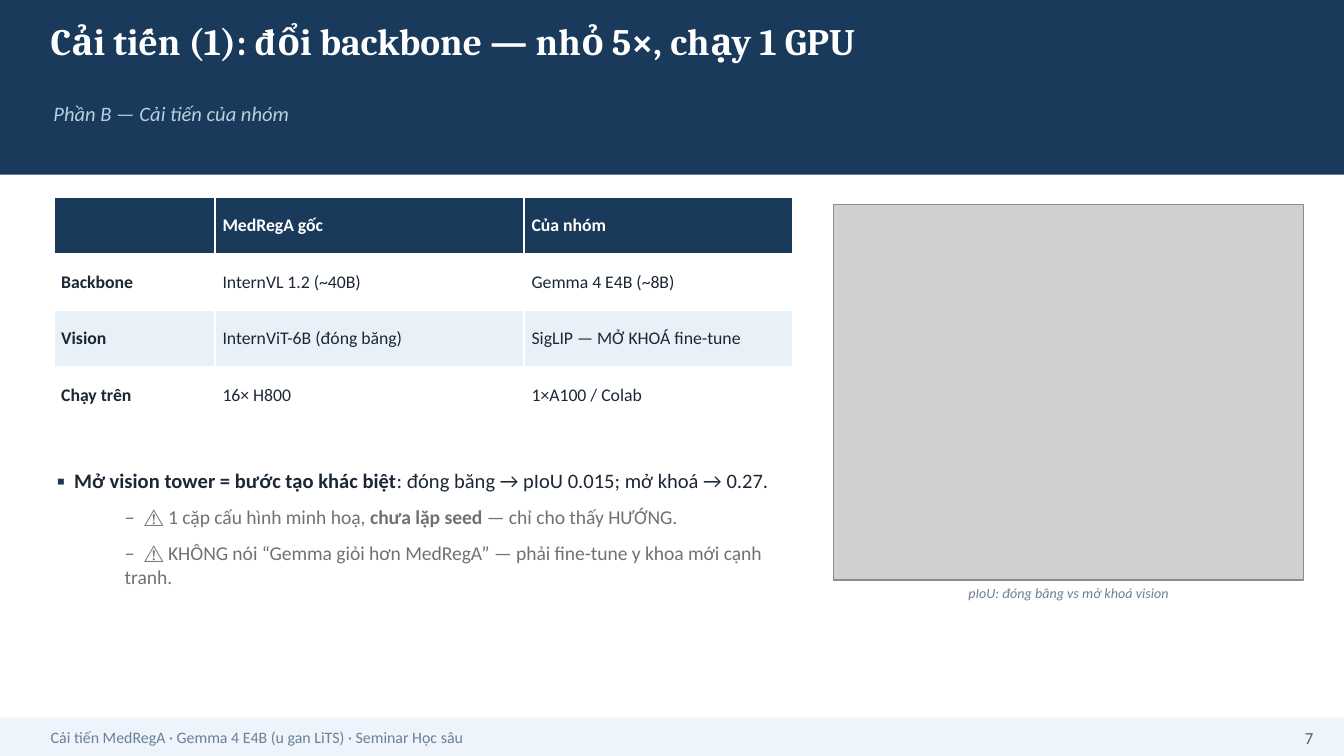
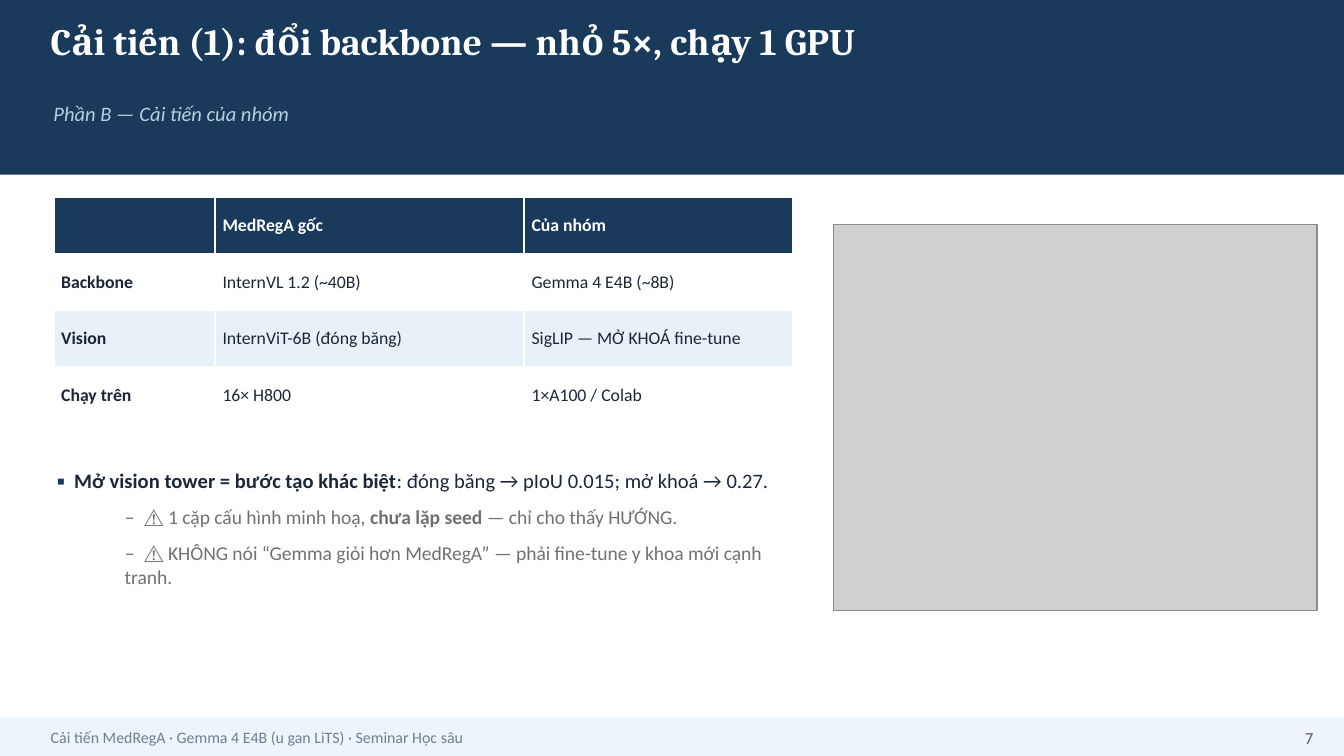
Before and after one commit to HatDuaa/medrega-liver-seminar, a slide deck: slide 7 of seminar/cai_tien/slides_cai_tien_2026-07-05.pptx. Drawn at 1344x756 pixels with LibreOffice and Linux fonts; fonts in the diff are those of the drawing; grey boxes stand for pictures. Boxes give left, top, right and bottom in pixels: in the first picture for what was removed or moved away, otherwise in the second. Text is boxed around its words. In the diff, an @@ line names an element or a change of style, - is before the commit and + after.

```diff
--- a/seminar/cai_tien/slides_cai_tien_2026-07-05.pptx
+++ b/seminar/cai_tien/slides_cai_tien_2026-07-05.pptx
@@ picture: place and size @@
-picture at box(833, 204, 1304, 581)
+picture at box(833, 224, 1317, 612)
@@ text removed at box(968, 588, 1169, 601) @@
-pIoU: đóng băng vs mở khoá vision
```
Also in this commit, not shown: 4 other slides changed, 4 other files.
